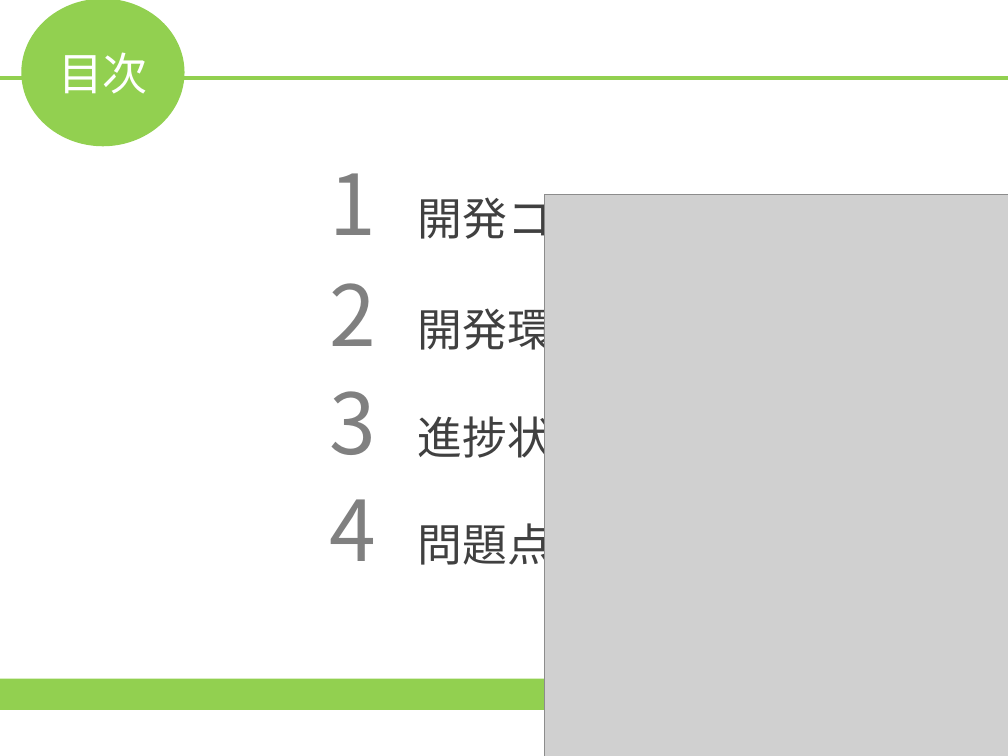
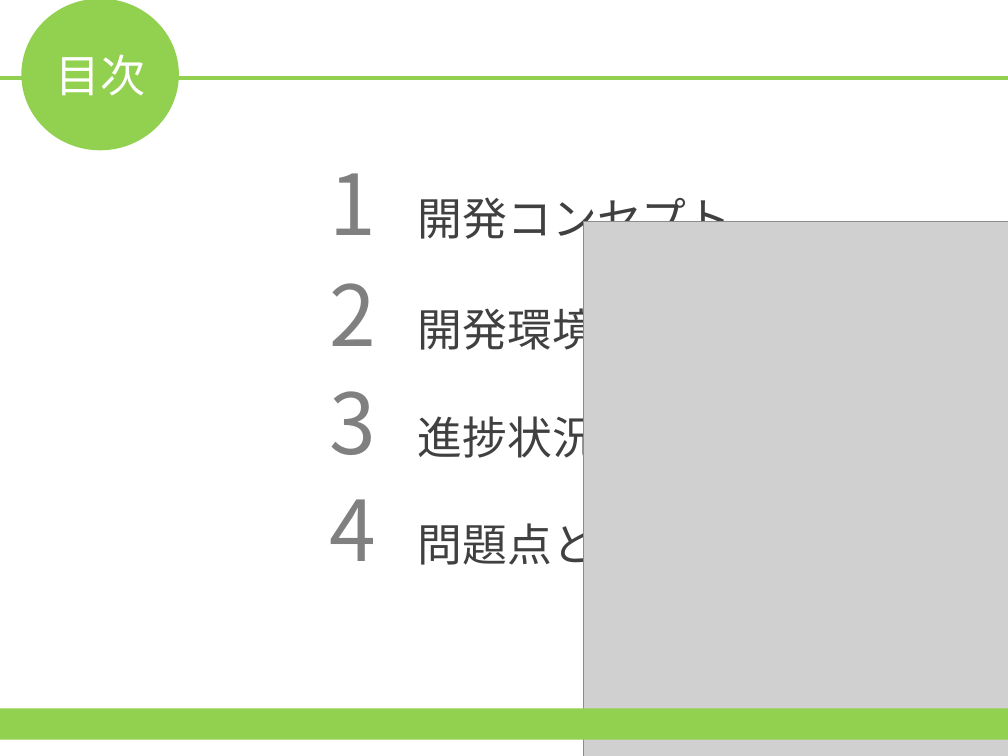
Before and after one commit to HamuroAC/Hamfile, a slide deck: slide 2 of 資料/発表資料.pptx. Drawn at 1008x756 pixels with LibreOffice and Linux fonts; fonts in the diff are those of the drawing; grey boxes stand for pictures. Boxes give left, top, right and bottom in pixels: in the first picture for what was removed or moved away, otherwise in the second. Text is boxed around its words. In the diff, an @@ line names an element or a change of style, - is before the commit and + after.

```diff
--- a/資料/発表資料.pptx
+++ b/資料/発表資料.pptx
@@ ellipse "目次": place and size @@
-ellipse "目次" at [21,0,184,146]
+ellipse "目次" at [21,0,178,151]
@@ picture: place and size @@
-picture at [544,195,1008,756]
+picture at [584,222,1008,756]
@@ rectangle: place and size @@
-rectangle at [0,678,1008,710]
+rectangle at [0,709,1008,740]
```
Also in this commit, not shown: 6 other slides changed, 1 slide added, 2 slides removed.
